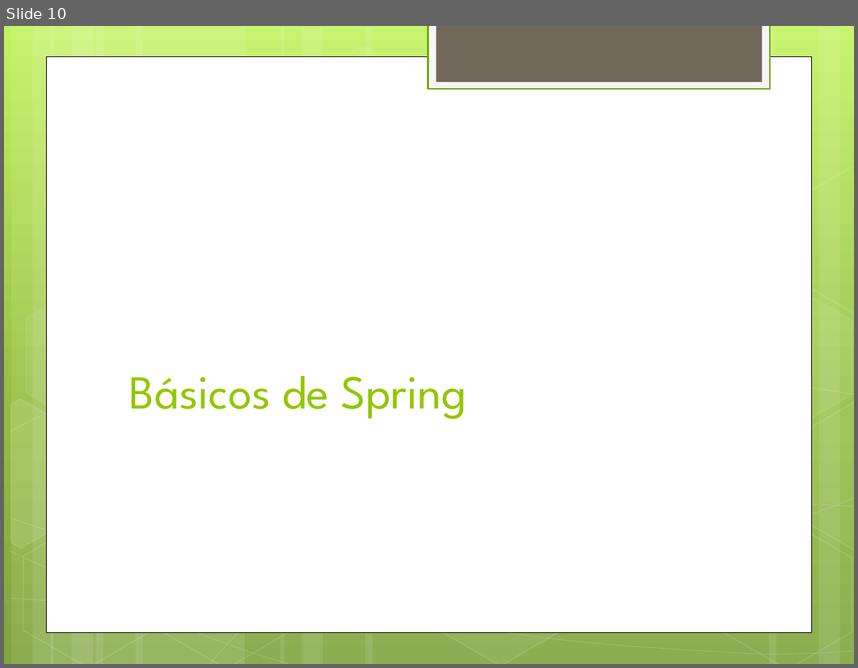
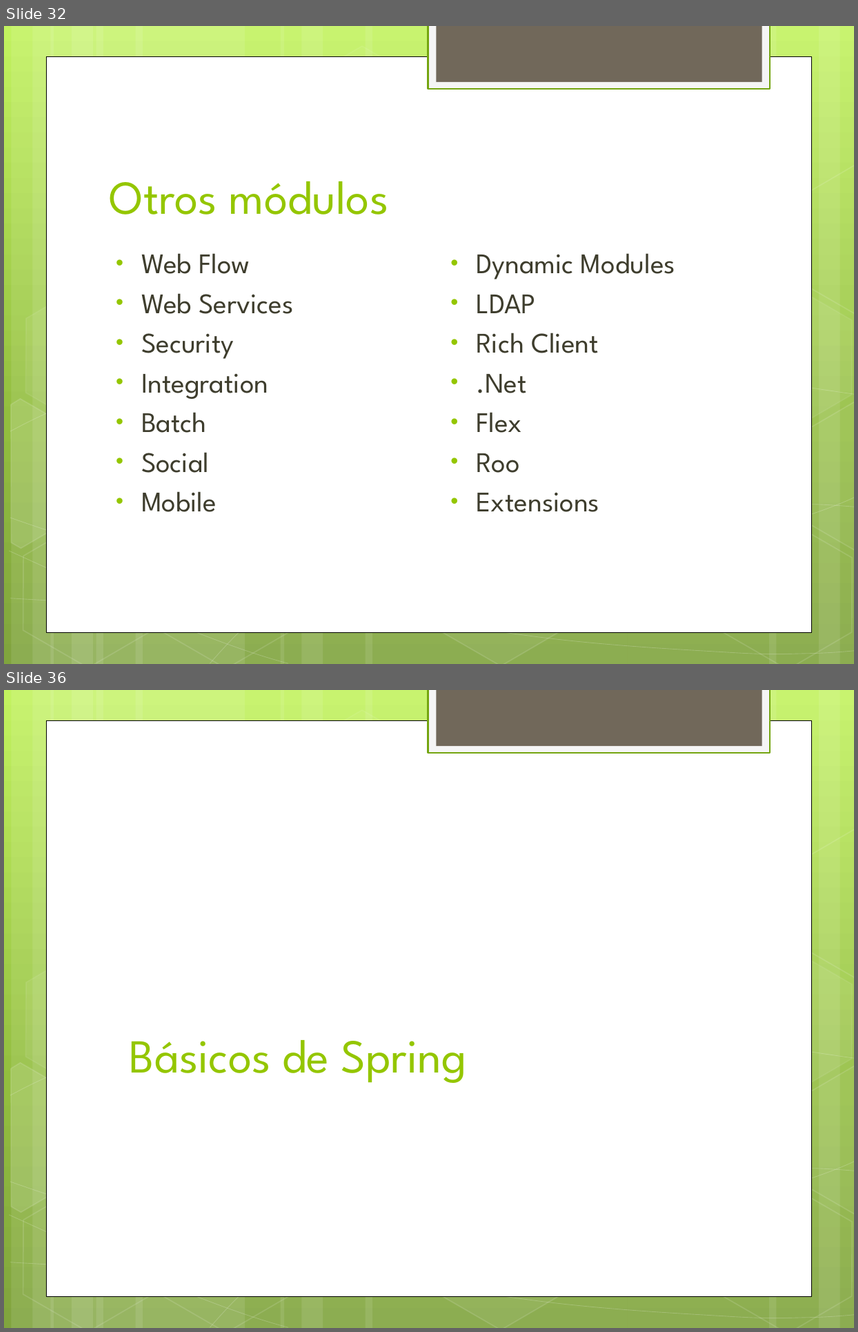
Before and after one commit to jdmr/CursoSpring, a slide deck: Presentation1.pptx. Shown one above the other, each under a label of ours: slide 10 before the commit, slides 32 and 36 after it; the slides between them are not shown. The pictures are 858x668 and 858x1332 pixels, drawn with LibreOffice and Linux fonts; fonts in the diff are those of the drawing. Boxes give left, top, right and bottom in pixels: in the first picture for what was removed or moved away, otherwise in the second. Text is boxed around its words. In the diff, an @@ line names an element or a change of style, - is before the commit and + after.

```diff
--- a/Presentation1.pptx
+++ b/Presentation1.pptx
@@ slide 32 added at [4,26,854,664], background gradient #C3F35F to #93BF3F to #81A53E; not listed: 31 template elements that a slide beside it also shows @@
@@ title added at [110,181,389,214], 40 pt, text #94C600 @@
+Otros módulos
@@ text added at [141,253,293,512], 24 pt, text #3E3D2D @@
+• Web Flow
+• Web Services
+• Security
+• Integration
+• Batch
+• Social
+• Mobile
@@ text added at [476,253,675,512], 24 pt, text #3E3D2D @@
+• Dynamic Modules
+• LDAP
+• Rich Client
+• .Net
+• Flex
+• Roo
+• Extensions
@@ what was slide 10 is now slide 36 @@
```
Also in this commit, not shown: 1 slide changed, 25 other slides added, 12 other files.
